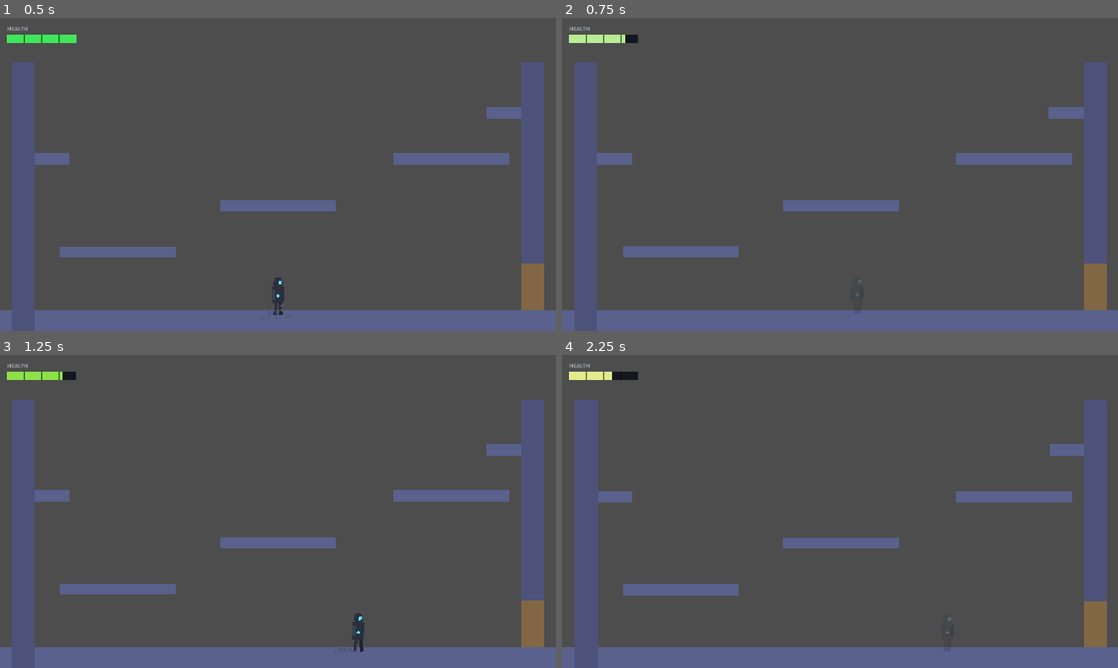
Above: before the commit, frames 1-4 (two rows, left to right).
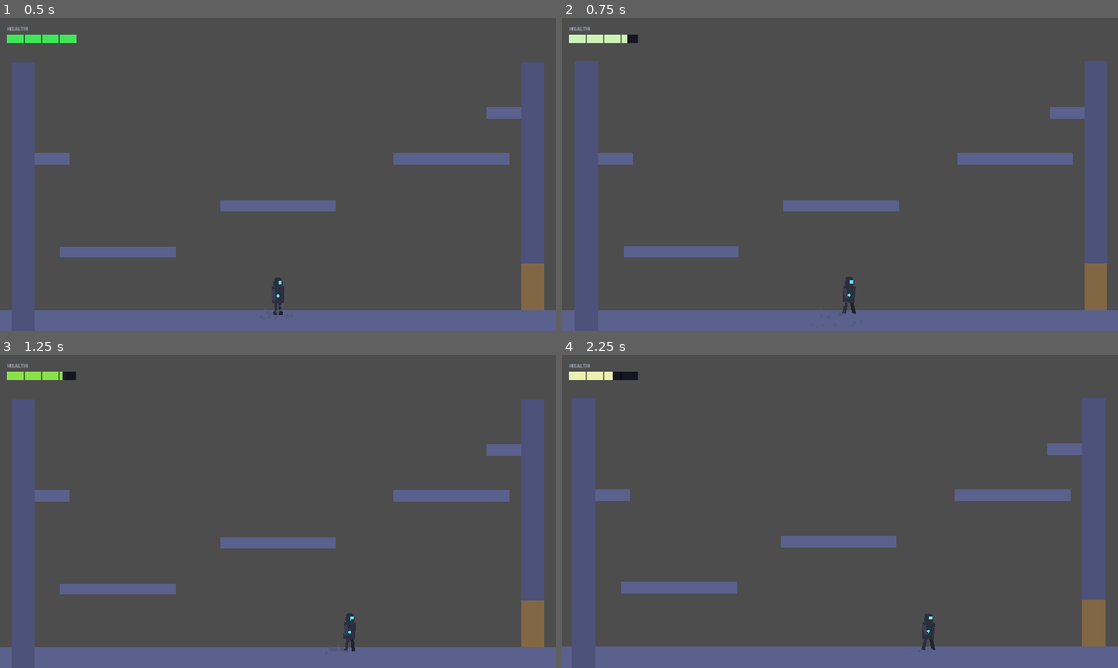
Above: after the commit, the same moments.

Repository: andy-augustine/godot-helloworld
Game: Godot game, scene res://World.tscn
The game is run twice, just before and just after one commit, with the same random seed, the same clock (stepped at 60 frames per second) and the same inputs.
Inputs (mouse positions are in pixels of both pictures, inside the frame that each line leads up to):
- Up to frame 1 (0.5 s): no input
- Up to frame 2 (0.75 s): tap Enter (ui_accept) at 0.5 s; move the mouse to (962, 158) at 0.52 s; hold D (move_right) from 0.53 s (still down); hold Tab (ui_focus_next) from 0.53 s (still down); click (962, 158) at 0.67 s
- Up to frame 3 (1.25 s): keep holding D (move_right); keep holding Tab (ui_focus_next); tap Space (jump) at 0.77 s
- Up to frame 4 (2.25 s): release D (move_right) at 1.25 s; release Tab (ui_focus_next) at 1.25 s; drag from (728, 527) to (1095, 624) at 1.27 s; move the mouse to (895, 442) at 2.02 s; hold D (move_right) from 2.03 s (still down); hold Tab (ui_focus_next) from 2.03 s (still down); tap Shift at 2.1 s; click (895, 442) at 2.17 s

Frame 1 is identical in both runs. In frame 2, 0.8% of the frame differs, in the area x 1-98%, y 5-95%; in frame 3, 0.3%; in frame 4, 2.8%, in the area x 0-100%, y 5-95%.

Commit message:
Phase 5: HUD/health sizzle — hit-stop, critical pulse, death sequence
Cheap polish pass after the user signed off on the basic system.
Four additions, all bounded in scope:

- Hit-stop: take_damage drops Engine.time_scale to 0 for 60ms before
  resolving the death branch. Highest game-feel ROI in 2D action; one
  await with ignore_time_scale=true on the timer so it actually ticks.
- Hit + death SFX hooks in player.gd. AudioManager.SFX is preload-based
  so the keys can't be registered without files — calls go through and
  push_warning silently until player_hit.ogg / player_death.ogg land.
  Tracking in backlog #16.
- Critical-health pulse on HealthBar: when fill < 25%, the fill color
  brightens toward white at 4 Hz, drawing attention to the danger.
- Death sequence: rig collapses (red tint + alpha-out + tilt) over
  ~0.4s while a black ColorRect on the HUD fades in over 0.3s, hiding
  the teleport. Player.gd emits a new player_respawned signal so the
  HUD knows to fade back from black.

Backlog gets entry #16 covering punted polish (low-HP movement speed,
critical music, vignette/CA, knockback, hit-flash sprite, floating
damage numbers) plus the audio-asset bring-up note.

Per plans/hud-health.md (Phase 5 sizzle pass).

Diff:
--- a/hud/HUD.gd
+++ b/hud/HUD.gd
@@ -5,7 +5,11 @@
 # screen-space coords regardless of camera movement. Stable across room
 # transitions — the player node persists; only rooms swap.
 
+const DEATH_FADE_IN: float = 0.3   # to-black duration during the rig collapse
+const DEATH_FADE_OUT: float = 0.35 # back-from-black after respawn
+
 @onready var _health_bar: Control = $Margin/VBox/HealthBar
+@onready var _death_overlay: ColorRect = $DeathOverlay
 
 func _ready() -> void:
 	var player: Node = get_tree().get_first_node_in_group("player")
@@ -14,6 +18,7 @@
 		return
 	player.health_changed.connect(_on_health_changed)
 	player.player_died.connect(_on_player_died)
+	player.player_respawned.connect(_on_player_respawned)
 	# Sync initial state so the bar reflects health on scene load
 	_health_bar.set_health(player._health, player.MAX_HEALTH)
 
@@ -21,5 +26,10 @@
 	_health_bar.set_health(current, maximum)
 
 func _on_player_died() -> void:
-	# Hook for a future death overlay — empty for now.
-	pass
+	# Fade to black so the teleport-to-spawn happens behind the curtain.
+	var tween := create_tween()
+	tween.tween_property(_death_overlay, "modulate:a", 1.0, DEATH_FADE_IN)
+
+func _on_player_respawned() -> void:
+	var tween := create_tween()
+	tween.tween_property(_death_overlay, "modulate:a", 0.0, DEATH_FADE_OUT)
--- a/hud/HUD.tscn
+++ b/hud/HUD.tscn
@@ -33,3 +33,13 @@
 custom_minimum_size = Vector2(120, 14)
 layout_mode = 2
 script = ExtResource("2_bar")
+
+[node name="DeathOverlay" type="ColorRect" parent="."]
+anchors_preset = 15
+anchor_right = 1.0
+anchor_bottom = 1.0
+grow_horizontal = 2
+grow_vertical = 2
+color = Color(0, 0, 0, 1)
+modulate = Color(1, 1, 1, 0)
+mouse_filter = 2
--- a/hud/HealthBar.gd
+++ b/hud/HealthBar.gd
@@ -23,11 +23,19 @@
 const COLOR_DAMAGE_FLASH: Color = Color(1.0, 1.0, 1.0)    # white pulse — reads as a hit even when the bar is already red
 const COLOR_SEG_LINE: Color = Color(0.0, 0.0, 0.0, 0.5)
 
+# Critical-health pulse: when fill_ratio drops below CRITICAL_THRESHOLD, the
+# fill brightens and dims at PULSE_FREQUENCY Hz, drawing the eye to the danger.
+const CRITICAL_THRESHOLD: float = 0.25
+const PULSE_FREQUENCY: float = 4.0       # Hz
+const PULSE_BRIGHTEN_AMOUNT: float = 0.45 # 0..1 toward white at peak
+
 var _current: float = 100.0
 var _maximum: float = 100.0
 var _display: float = 100.0       # lerped value for smooth drain animation
 var _damage_flash: float = 0.0    # 0..1, decays after hit
 var _segments: int = 4
+var _pulse_phase: float = 0.0     # accumulated radians for critical-pulse sin
+var _critical_pulse: float = 0.0  # 0..1 brightness add when in critical zone
 
 func set_health(current: int, maximum: int) -> void:
 	if float(current) < _current:
@@ -38,6 +46,15 @@
 func _process(delta: float) -> void:
 	_display = lerpf(_display, _current, 12.0 * delta)
 	_damage_flash = max(_damage_flash - delta * 3.0, 0.0)
+
+	var fill_ratio: float = _display / _maximum if _maximum > 0.0 else 0.0
+	if fill_ratio < CRITICAL_THRESHOLD and fill_ratio > 0.0:
+		_pulse_phase += delta * PULSE_FREQUENCY * TAU
+		_critical_pulse = (0.5 + 0.5 * sin(_pulse_phase)) * PULSE_BRIGHTEN_AMOUNT
+	else:
+		_pulse_phase = 0.0
+		_critical_pulse = 0.0
+
 	queue_redraw()
 
 func _draw() -> void:
@@ -56,6 +73,9 @@
 	else:
 		base_color = COLOR_HEALTH_LOW.lerp(COLOR_HEALTH_MID, fill_ratio * 2.0)
 	var fill_color: Color = base_color.lerp(COLOR_DAMAGE_FLASH, _damage_flash)
+	# Critical pulse stacks on top: brightens toward white at the sin peaks
+	if _critical_pulse > 0.0:
+		fill_color = fill_color.lerp(Color(1, 1, 1), _critical_pulse)
 	draw_rect(Rect2(0, 0, w * fill_ratio, h), fill_color)
 
 	# Segment dividers
--- a/player/player.gd
+++ b/player/player.gd
@@ -59,6 +59,12 @@
 
 signal health_changed(current: int, maximum: int)
 signal player_died
+signal player_respawned
+
+# Sizzle tunables (Phase 5)
+const HIT_STOP_DURATION: float = 0.06    # global time-scale freeze on damage
+const DEATH_FREEZE_DURATION: float = 0.45 # rig collapse + screen fade window
+const DEATH_TILT_DEG: float = 22.0        # rig rotation during collapse
 
 # ── Animation ──────────────────────────────────────────────────────────────────
 @onready var _anim: AnimationPlayer = $AnimationPlayer
@@ -362,9 +368,18 @@
 	_health = max(_health - amount, 0)
 	_iframes_timer = IFRAMES_DURATION
 	health_changed.emit(_health, MAX_HEALTH)
+	# Hit feedback: SFX + camera shake + brief global hit-stop. AudioManager
+	# silently warns if "player_hit" isn't registered yet — wiring is in place
+	# for whenever the .ogg lands. See backlog/gamedev.md item #16.
+	AudioManager.play_sfx("player_hit", 0.08, -2.0)
 	var cam: Node = get_tree().get_first_node_in_group("camera")
 	if cam and cam.has_method("add_shake"):
 		cam.add_shake(4.0)
+	# Hit-stop: freeze the world for ~60ms. ignore_time_scale=true on the timer
+	# so it ticks even though Engine.time_scale is 0.
+	Engine.time_scale = 0.0
+	await get_tree().create_timer(HIT_STOP_DURATION, true, false, true).timeout
+	Engine.time_scale = 1.0
 	if _health == 0:
 		player_died.emit()
 		_handle_death()
@@ -373,7 +388,16 @@
 func _handle_death() -> void:
 	set_physics_process(false)
 	velocity = Vector2.ZERO
-	await get_tree().create_timer(0.4).timeout
+	# Death SFX (silent until player_death.ogg is registered — see backlog #16).
+	AudioManager.play_sfx("player_death", 0.0, 0.0)
+	# Rig collapse: tint deep red, fade alpha out, tilt over. Reset on respawn.
+	var tween := create_tween()
+	tween.set_parallel(true)
+	tween.set_trans(Tween.TRANS_QUAD)
+	tween.set_ease(Tween.EASE_OUT)
+	tween.tween_property(_rig, "modulate", Color(0.6, 0.15, 0.15, 0.0), DEATH_FREEZE_DURATION * 0.8)
+	tween.tween_property(_rig, "rotation", deg_to_rad(DEATH_TILT_DEG * float(_facing)), DEATH_FREEZE_DURATION)
+	await get_tree().create_timer(DEATH_FREEZE_DURATION).timeout
 	_respawn()
 
 
@@ -388,8 +412,10 @@
 			global_position = (room as Node2D).to_global(local_pos)
 	_health = MAX_HEALTH
 	_iframes_timer = 0.0
-	_rig.modulate.a = 1.0
+	_rig.modulate = Color(1, 1, 1, 1)
+	_rig.rotation = 0.0
 	health_changed.emit(_health, MAX_HEALTH)
+	player_respawned.emit()
 	set_physics_process(true)
 
 
Not shown, changed: backlog/gamedev.md
